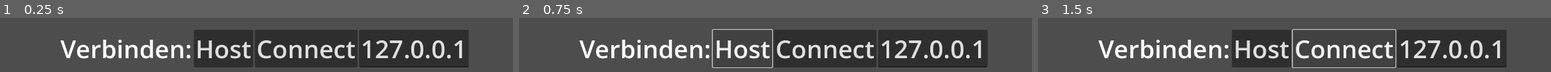
Above: before the commit, frames 1-3 (left to right).
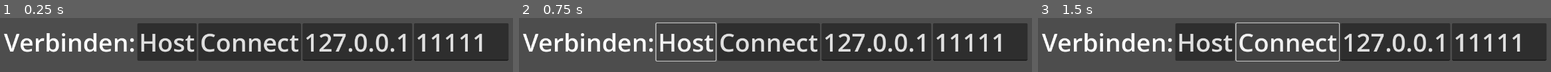
Above: after the commit, the same moments.

Repository: NIK-98/Paint_The_Ground
Game: Godot game, scene res://sceens/main.tscn
The game is run twice, just before and just after one commit, with the same random seed, the same clock (stepped at 60 frames per second) and the same inputs.
Inputs:
- Up to frame 1 (0.25 s): no input
- Up to frame 2 (0.75 s): click "Host" at 0.5 s
- Up to frame 3 (1.5 s): click "Connect" at 1.25 s

The runs differ from the first frame. In frame 1, 41% of the frame differs, in the area x 0-100%, y 9-92%; in frame 2, 35%; in frame 3, 37%.

Commit message:
manuelle port wahl möglich

Diff:
--- a/sceens/main.tscn
+++ b/sceens/main.tscn
@@ -19,10 +19,9 @@
 anchors_preset = 4
 anchor_top = 0.5
 anchor_bottom = 0.5
-offset_left = 168.0
-offset_top = -24.0
-offset_right = 208.0
-offset_bottom = 16.0
+offset_left = 32.0
+offset_top = -40.0
+offset_right = 72.0
 grow_vertical = 2
 
 [node name="Net" type="VBoxContainer" parent="UI"]
@@ -53,6 +52,15 @@
 theme_override_font_sizes/font_size = 60
 text = "127.0.0.1"
 expand_to_text_length = true
+virtual_keyboard_type = 2
+
+[node name="port" type="LineEdit" parent="UI/Net/Options"]
+layout_mode = 2
+theme_override_font_sizes/font_size = 60
+text = "11111"
+max_length = 5
+expand_to_text_length = true
+virtual_keyboard_type = 2
 
 [connection signal="pressed" from="UI/Net/Options/Host" to="." method="_on_host_pressed"]
 [connection signal="pressed" from="UI/Net/Options/Connect" to="." method="_on_connect_pressed"]
--- a/scripts/main.gd
+++ b/scripts/main.gd
@@ -1,6 +1,5 @@
 extends Node
 
-const PORT = 11111
 var peer = ENetMultiplayerPeer.new()
 
 func _ready():
@@ -19,10 +18,14 @@
 
 
 func _on_host_pressed():
-	peer.create_server(PORT,Global.Max_clients)
 	var txt : String = $UI/Net/Options/Remote.text
+	var port : String = $UI/Net/Options/port.text
+	peer.create_server(port.to_int(),Global.Max_clients)
 	if not txt.is_valid_ip_address():
 		OS.alert("Ist keine richtiege ip adresse.")
+		return
+	if not port.is_valid_int():
+		OS.alert("Ist keine richtieger port.")
 		return
 
 	if peer.get_connection_status() == MultiplayerPeer.CONNECTION_DISCONNECTED:
@@ -34,16 +37,20 @@
 
 func _on_connect_pressed():
 	var txt : String = $UI/Net/Options/Remote.text
+	var port : String = $UI/Net/Options/port.text
 	if not txt.is_valid_ip_address():
 		OS.alert("Ist keine richtiege ip adresse.")
 		return
+	if not port.is_valid_int():
+		OS.alert("Ist keine richtieger port.")
+		return
 	var peer = ENetMultiplayerPeer.new()
-	peer.create_client(txt, PORT)
+	peer.create_client(txt, port.to_int())
 	if peer.get_connection_status() == MultiplayerPeer.CONNECTION_DISCONNECTED:
 		OS.alert("Konnte Multiplayer client nicht starten.")
 		return
 	var udp_server = UDPServer.new()
-	if udp_server.listen(PORT) == 0:
+	if udp_server.listen(port.to_int()) == 0:
 		OS.alert("Kein Multiplayer Server gefunden.")
 		return
 	multiplayer.multiplayer_peer = peer
